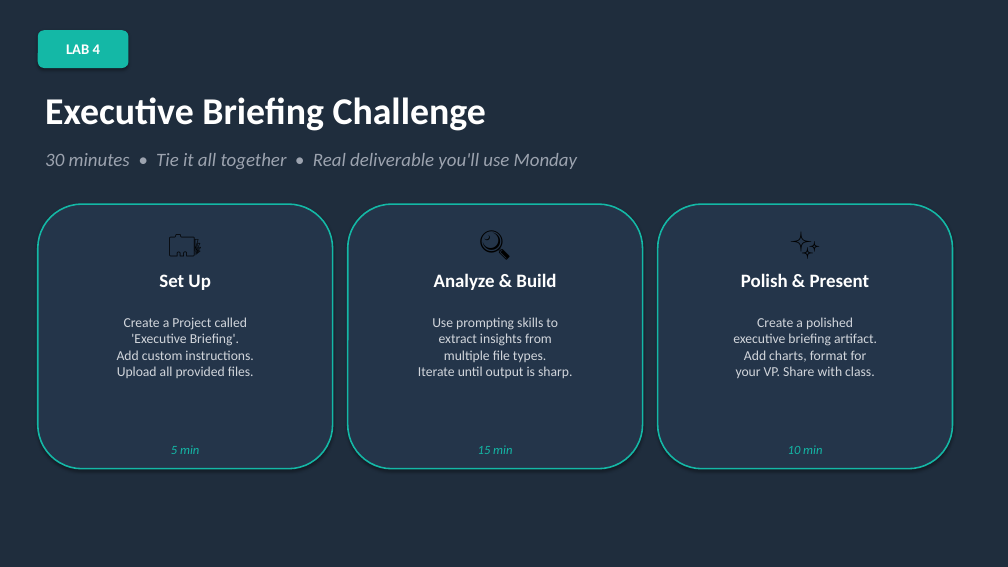
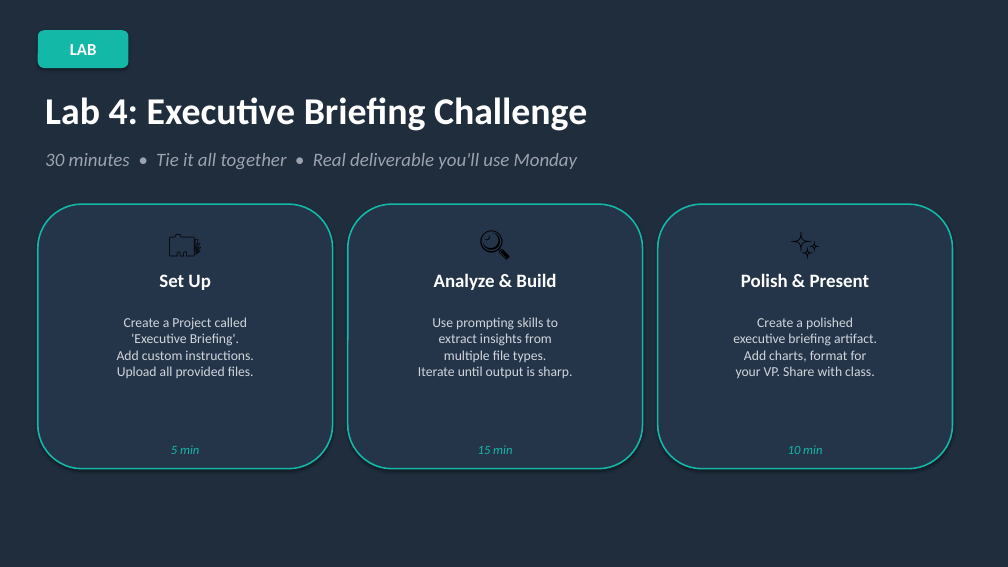
Before and after one commit to scottrhay/AIA-ClaudeCopilot, a slide deck: slide 61 of slides/Day1_Claude_for_Business.pptx. Drawn at 1008x567 pixels with LibreOffice and Linux fonts; fonts in the diff are those of the drawing. Boxes give left, top, right and bottom in pixels: in the first picture for what was removed or moved away, otherwise in the second. Text is boxed around its words. In the diff, an @@ line names an element or a change of style, - is before the commit and + after.

```diff
--- a/slides/Day1_Claude_for_Business.pptx
+++ b/slides/Day1_Claude_for_Business.pptx
@@ text in rounded rectangle at <box>70,44,97,55</box>: text changed; size 14 to 16 pt @@
-LAB 4
+LAB
@@ text at <box>45,97,587,131</box>: text changed @@
-Executive Briefing Challenge
+Lab 4: Executive Briefing Challenge
```
Also in this commit, not shown: 3 other slides changed.
